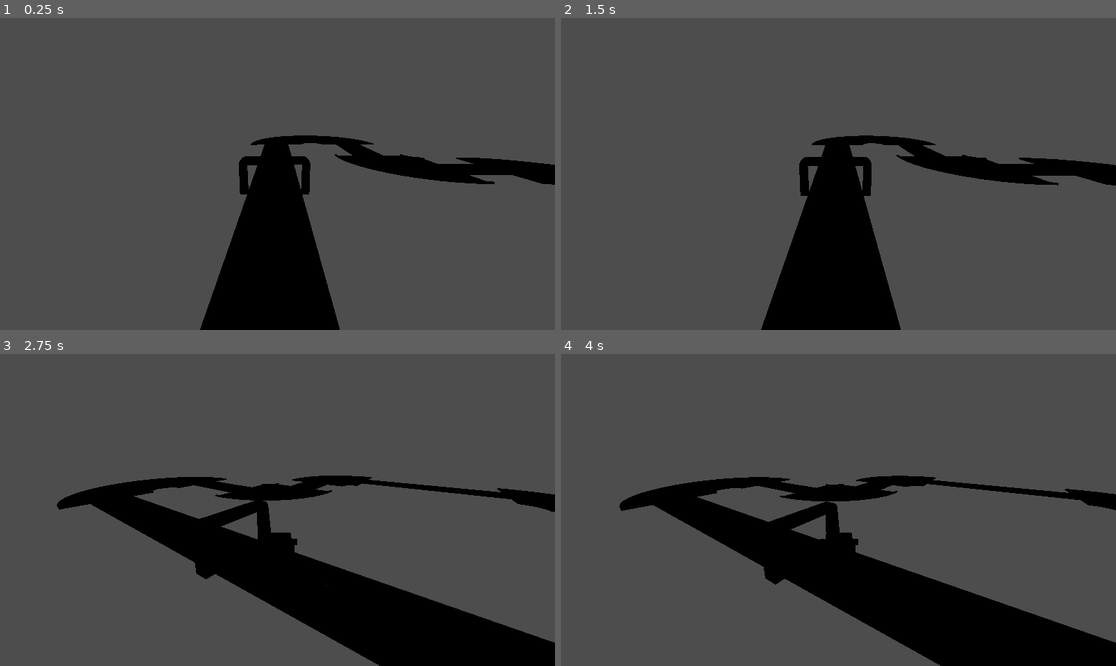
Above: before the commit, frames 1-4 (two rows, left to right).
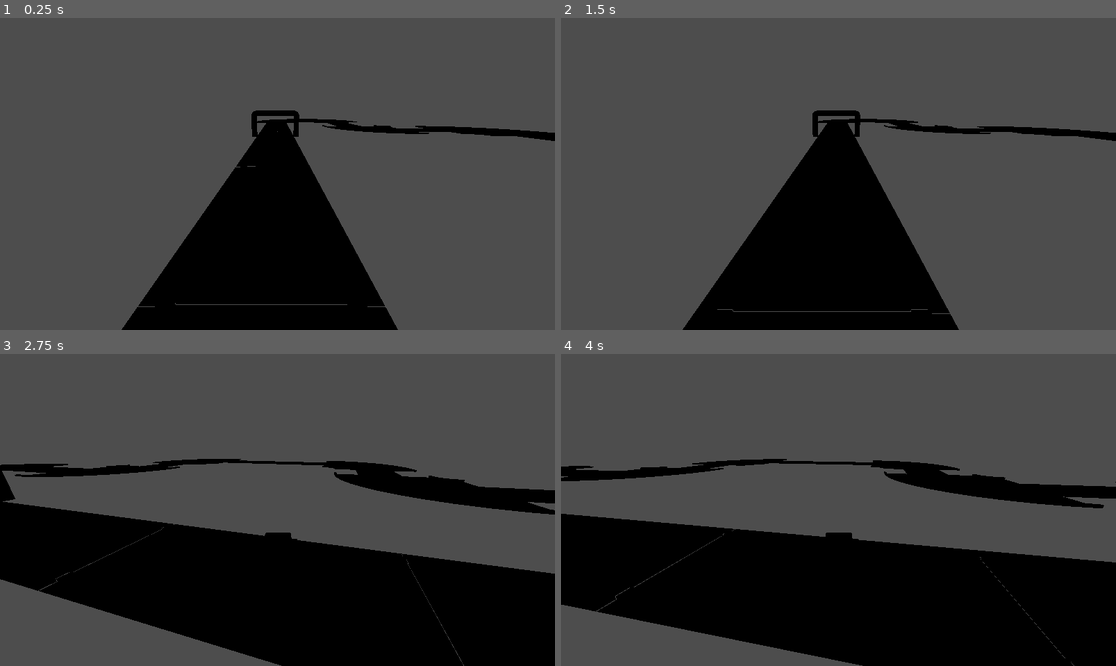
Above: after the commit, the same moments.

Repository: pGabrielVP/carro-godot
Game: Godot game, scene res://pista.tscn
The game is run twice, just before and just after one commit, with the same random seed, the same clock (stepped at 60 frames per second) and the same inputs. The project has no main scene, so this scene is started directly.
Inputs:
- Up to frame 1 (0.25 s): no input
- Up to frame 2 (1.5 s): tap Enter at 0.5 s; hold D (direita_arcade) 0.53-1.28 s; hold Q (acelerador_leve) 0.53-1.28 s; tap Space (embreagem) at 1.25 s; hold Down (marcha_baixo) from 1.28 s (still down); tap W (acelerador_medio) at 1.35 s
- Up to frame 3 (2.75 s): release Down (marcha_baixo) at 2.03 s; hold D (direita_arcade) from 2.03 s (still down); hold E (acelerador_pesado) from 2.03 s (still down)
- Up to frame 4 (4 s): release D (direita_arcade) at 2.78 s; release E (acelerador_pesado) at 2.78 s; hold Up (marcha_cima) 2.78-3.53 s; tap Space (embreagem) at 2.85 s; hold A (esquerda_arcade) from 3.53 s (still down); hold Shift (freio) from 3.53 s (still down)

The runs differ from the first frame. In frame 1, 12% of the frame differs, in the area x 21-100%, y 29-100%; in frame 2, 12%; in frame 3, 28%; in frame 4, 30%, in the area x 0-100%, y 33-100%.

Commit message:
aumenta escala da pista

Diff:
--- a/pista.tscn
+++ b/pista.tscn
@@ -30,31 +30,31 @@
 [sub_resource type="ConvexPolygonShape3D" id="ConvexPolygonShape3D_ui43a"]
 points = PackedVector3Array(0, 0, 2, -0.0817345, 0.02, 2, -1, 0, 2, 0, 0, 0, -0.0817345, 0.02, 0, -0.918363, 0.02, 2, -1, 0, 0, -0.918363, 0.02, 0)
 
+[sub_resource type="ConvexPolygonShape3D" id="ConvexPolygonShape3D_vrmrj"]
+points = PackedVector3Array(-1.0002, 0, 0, -0.918559, 0.02, 0, 0, 0, 0, -2, 0, 0.999804, -0.0818324, 0.02, 0, -2, 0.02, 1.08144, -0.0980815, 0.02, 0.250392, -0.0172279, 0, 0.260963, -2, 0, 2, -2, 0.02, 1.91817, -0.14722, 0.02, 0.496476, -0.0683242, 0, 0.517424, -1.73904, 0, 1.98277, -1.74961, 0.02, 1.90192, -0.227878, 0.02, 0.733947, -0.15231, 0, 0.76527, -1.48258, 0, 1.93168, -1.50352, 0.02, 1.85278, -0.33888, 0.02, 0.959084, -0.268011, 0, 0.999804, -1.23473, 0, 1.84769, -1.26605, 0.02, 1.77212, -0.478269, 0.02, 1.16778, -0.413469, 0, 1.2175, -1.0002, 0, 1.73199, -1.04092, 0.02, 1.66112, -0.643696, 0.02, 1.3563, -0.585944, 0, 1.41406, -0.782498, 0, 1.58653, -0.832224, 0.02, 1.52173)
+
+[sub_resource type="ConvexPolygonShape3D" id="ConvexPolygonShape3D_3i42l"]
+points = PackedVector3Array(0, 0, 2, -0.0817345, 0.02, 2, -1, 0, 2, 0, 0, 0, -0.0817345, 0.02, 0, -0.918363, 0.02, 2, -1, 0, 0, -0.918363, 0.02, 0)
+
 [sub_resource type="ConvexPolygonShape3D" id="ConvexPolygonShape3D_0g0ry"]
 points = PackedVector3Array(-1.0002, 0, 0, -0.918559, 0.02, 0, 0, 0, 0, -2, 0, 0.999804, -0.0818324, 0.02, 0, -2, 0.02, …(573 unchanged characters)…
 
-[sub_resource type="ConvexPolygonShape3D" id="ConvexPolygonShape3D_3i42l"]
-points = PackedVector3Array(0, 0, 2, -0.0817345, 0.02, 2, -1, 0, 2, 0, 0, 0, -0.0817345, 0.02, 0, -0.918363, 0.02, 2, -1, 0, 0, -0.918363, 0.02, 0)
-
 [sub_resource type="ConvexPolygonShape3D" id="ConvexPolygonShape3D_ev7r8"]
-points = PackedVector3Array(-1.0002, 0, 0, -0.918559, 0.02, 0, 0, 0, 0, -2, 0, 0.999804, -0.0818324, 0.02, 0, -2, 0.02, 1.08144, -0.0980815, 0.02, 0.250392, -0.0172279, 0, 0.260963, -2, 0, 2, -2, 0.02, 1.91817, -0.14722, 0.02, 0.496476, -0.0683242, 0, 0.517424, -1.73904, 0, 1.98277, -1.74961, 0.02, 1.90192, -0.227878, 0.02, 0.733947, -0.15231, 0, 0.76527, -1.48258, 0, 1.93168, -1.50352, 0.02, 1.85278, -0.33888, 0.02, 0.959084, -0.268011, 0, 0.999804, -1.23473, 0, 1.84769, -1.26605, 0.02, 1.77212, -0.478269, 0.02, 1.16778, -0.413469, 0, 1.2175, -1.0002, 0, 1.73199, -1.04092, 0.02, 1.66112, -0.643696, 0.02, 1.3563, -0.585944, 0, 1.41406, -0.782498, 0, 1.58653, -0.832224, 0.02, 1.52173)
-
-[sub_resource type="ConvexPolygonShape3D" id="ConvexPolygonShape3D_kl7rc"]
 points = PackedVector3Array(-1.0002, 0, 0, -0.918559, 0.02, 0, 0, 0, 0, -2, 0, 0.999804, -0.0818324, 0.02, 0, -2, 0.02, …(573 unchanged characters)…
 
 [sub_resource type="ConvexPolygonShape3D" id="ConvexPolygonShape3D_wrf54"]
 points = PackedVector3Array(-1, 0, 0, -1, 0, 1, -0.918363, 0.02, 0, 0, 0, 0, -0.918363, 0.02, 1, 0, 0, 1, -0.0817345, 0.02, 0, -0.0817345, 0.02, 1)
 
+[sub_resource type="ConvexPolygonShape3D" id="ConvexPolygonShape3D_kl7rc"]
+points = PackedVector3Array(-1.0002, 0, 0, -0.918559, 0.02, 0, 0, 0, 0, -2, 0, 0.999804, -0.0818324, 0.02, 0, -2, 0.02, 1.08144, -0.0980815, 0.02, 0.250392, -0.0172279, 0, 0.260963, -2, 0, 2, -2, 0.02, 1.91817, -0.14722, 0.02, 0.496476, -0.0683242, 0, 0.517424, -1.73904, 0, 1.98277, -1.74961, 0.02, 1.90192, -0.227878, 0.02, 0.733947, -0.15231, 0, 0.76527, -1.48258, 0, 1.93168, -1.50352, 0.02, 1.85278, -0.33888, 0.02, 0.959084, -0.268011, 0, 0.999804, -1.23473, 0, 1.84769, -1.26605, 0.02, 1.77212, -0.478269, 0.02, 1.16778, -0.413469, 0, 1.2175, -1.0002, 0, 1.73199, -1.04092, 0.02, 1.66112, -0.643696, 0.02, 1.3563, -0.585944, 0, 1.41406, -0.782498, 0, 1.58653, -0.832224, 0.02, 1.52173)
+
+[sub_resource type="ConvexPolygonShape3D" id="ConvexPolygonShape3D_jpm3q"]
+points = PackedVector3Array(0, 0, 2, -0.0817345, 0.02, 2, -1, 0, 2, 0, 0, 0, -0.0817345, 0.02, 0, -0.918363, 0.02, 2, -1, 0, 0, -0.918363, 0.02, 0)
+
+[sub_resource type="ConvexPolygonShape3D" id="ConvexPolygonShape3D_k2voo"]
+points = PackedVector3Array(0, 0, 2, -0.0817345, 0.02, 2, -1, 0, 2, 0, 0, 0, -0.0817345, 0.02, 0, -0.918363, 0.02, 2, -1, 0, 0, -0.918363, 0.02, 0)
+
 [sub_resource type="ConvexPolygonShape3D" id="ConvexPolygonShape3D_xnlpg"]
-points = PackedVector3Array(-1.0002, 0, 0, -0.918559, 0.02, 0, 0, 0, 0, -2, 0, 0.999804, -0.0818324, 0.02, 0, -2, 0.02, 1.08144, -0.0980815, 0.02, 0.250392, -0.0172279, 0, 0.260963, -2, 0, 2, -2, 0.02, 1.91817, -0.14722, 0.02, 0.496476, -0.0683242, 0, 0.517424, -1.73904, 0, 1.98277, -1.74961, 0.02, 1.90192, -0.227878, 0.02, 0.733947, -0.15231, 0, 0.76527, -1.48258, 0, 1.93168, -1.50352, 0.02, 1.85278, -0.33888, 0.02, 0.959084, -0.268011, 0, 0.999804, -1.23473, 0, 1.84769, -1.26605, 0.02, 1.77212, -0.478269, 0.02, 1.16778, -0.413469, 0, 1.2175, -1.0002, 0, 1.73199, -1.04092, 0.02, 1.66112, -0.643696, 0.02, 1.3563, -0.585944, 0, 1.41406, -0.782498, 0, 1.58653, -0.832224, 0.02, 1.52173)
-
-[sub_resource type="ConvexPolygonShape3D" id="ConvexPolygonShape3D_jpm3q"]
-points = PackedVector3Array(0, 0, 2, -0.0817345, 0.02, 2, -1, 0, 2, 0, 0, 0, -0.0817345, 0.02, 0, -0.918363, 0.02, 2, -1, 0, 0, -0.918363, 0.02, 0)
-
-[sub_resource type="ConvexPolygonShape3D" id="ConvexPolygonShape3D_k2voo"]
-points = PackedVector3Array(0, 0, 2, -0.0817345, 0.02, 2, -1, 0, 2, 0, 0, 0, -0.0817345, 0.02, 0, -0.918363, 0.02, 2, -1, 0, 0, -0.918363, 0.02, 0)
-
-[sub_resource type="ConvexPolygonShape3D" id="ConvexPolygonShape3D_vrmrj"]
 points = PackedVector3Array(-1.0002, 0, 0, -0.918559, 0.02, 0, 0, 0, 0, -2, 0, 0.999804, -0.0818324, 0.02, 0, -2, 0.02, …(573 unchanged characters)…
 
 [sub_resource type="ConvexPolygonShape3D" id="ConvexPolygonShape3D_cyce6"]
@@ -84,23 +84,25 @@
 [node name="pista" type="Node3D"]
 
 [node name="RoadStart" type="MeshInstance3D" parent="."]
-transform = Transform3D(3, 0, 0, 0, 3, 0, 0, 0, 3, 0, 0, 0)
+transform = Transform3D(6, 0, 0, 0, 6, 0, 0, 0, 6, 0.389, 0, 21.002)
 mesh = ExtResource("1_0fk5m")
 
 [node name="StaticBody3D" type="StaticBody3D" parent="RoadStart"]
 
 [node name="CollisionShape3D3" type="CollisionShape3D" parent="RoadStart/StaticBody3D"]
+transform = Transform3D(1, 0, 0, 0, 1, 0, 0, 0, 1, 0, 0, 0.000649214)
 shape = SubResource("ConvexPolygonShape3D_4h2fr")
 
 [node name="CollisionShape3D5" type="CollisionShape3D" parent="RoadStart/StaticBody3D"]
+transform = Transform3D(1, 0, 0, 0, 1, 0, 0, 0, 1, 0, 0, 0.000649214)
 shape = SubResource("ConvexPolygonShape3D_u1bnx")
 
 [node name="CollisionShape3D" type="CollisionShape3D" parent="RoadStart/StaticBody3D"]
-transform = Transform3D(1, 0, 0, 0, 1, 0, 0, 0, 1, -0.615, 0.00995759, 1.00187)
+transform = Transform3D(1, 0, 0, 0, 1, 0, 0, 0, 1, -0.615, 0.00995759, 1.00252)
 shape = SubResource("BoxShape3D_vrmrj")
 
 [node name="RoadStartPositions1" type="MeshInstance3D" parent="."]
-transform = Transform3D(3, 0, 0, 0, 3, 0, 0, 0, 3, -0.39, 0, -5.997)
+transform = Transform3D(6, 0, 0, 0, 6, 0, 0, 0, 6, -0.39, 0, 9.00747)
 mesh = ExtResource("2_i6cd8")
 
 [node name="StaticBody3D" type="StaticBody3D" parent="RoadStartPositions1"]
@@ -108,12 +110,8 @@
 [node name="CollisionShape3D" type="CollisionShape3D" parent="RoadStartPositions1/StaticBody3D"]
 shape = SubResource("ConvexPolygonShape3D_72ia2")
 
-[node name="RoadStartPositions2" type="MeshInstance3D" parent="."]
-transform = Transform3D(3, 0, 0, 0, 3, 0, 0, 0, 3, -0.39, 0, -11.996)
-mesh = ExtResource("2_i6cd8")
-
 [node name="RoadStraightLong" type="MeshInstance3D" parent="."]
-transform = Transform3D(3, 0, 0, 0, 3, 0, 0, 0, 3, -0.392546, 0, 5.99653)
+transform = Transform3D(6, 0, 0, 0, 6, 0, 0, 0, 6, -0.393, 0, 33.0029)
 mesh = ExtResource("6_ev7r8")
 
 [node name="StaticBody3D" type="StaticBody3D" parent="RoadStraightLong"]
@@ -122,7 +120,7 @@
 shape = SubResource("ConvexPolygonShape3D_7whop")
 
 [node name="RoadStraightLong2" type="MeshInstance3D" parent="."]
-transform = Transform3D(3, 0, 0, 0, 3, 0, 0, 0, 3, -0.392546, 0, 11.992)
+transform = Transform3D(6, 0, 0, 0, 6, 0, 0, 0, 6, -0.393, 0, 44.9999)
 mesh = ExtResource("6_ev7r8")
 
 [node name="StaticBody3D" type="StaticBody3D" parent="RoadStraightLong2"]
@@ -131,32 +129,32 @@
 shape = SubResource("ConvexPolygonShape3D_ui43a")
 
 [node name="RoadCornerLarge" type="MeshInstance3D" parent="."]
-transform = Transform3D(3, 0, 0, 0, 3, 0, 0, 0, 3, -0.394278, 0, 17.96)
+transform = Transform3D(6, 0, 0, 0, 6, 0, 0, 0, 6, -0.394278, 0, 57.036)
 mesh = ExtResource("7_kl7rc")
 
 [node name="StaticBody3D" type="StaticBody3D" parent="RoadCornerLarge"]
 
 [node name="CollisionShape3D" type="CollisionShape3D" parent="RoadCornerLarge/StaticBody3D"]
-shape = SubResource("ConvexPolygonShape3D_0g0ry")
+shape = SubResource("ConvexPolygonShape3D_vrmrj")
 
 [node name="RoadCornerLargeSand" type="MeshInstance3D" parent="."]
-transform = Transform3D(3, 0, 0, 0, 3, 0, 0, 0, 3, -0.401386, -0.00182939, 17.9615)
+transform = Transform3D(6, 0, 0, 0, 6, 0, 0, 0, 6, -0.401386, 0, 57.036)
 mesh = ExtResource("13_k2voo")
 
 [node name="RoadCornerLargeSandInner" type="MeshInstance3D" parent="."]
-transform = Transform3D(3, 0, 0, 0, 3, 0, 0, 0, 3, -0.393343, 0.0070473, 17.9635)
+transform = Transform3D(6, 0, 0, 0, 6, 0, 0, 0, 6, -0.393343, 0, 57.036)
 mesh = ExtResource("14_cyce6")
 
 [node name="RoadCornerLargeWall" type="MeshInstance3D" parent="."]
-transform = Transform3D(3, 0, 0, 0, 3, 0, 0, 0, 3, -0.416694, -0.00520563, 17.9461)
+transform = Transform3D(6, 0, 0, 0, 6, 0, 0, 0, 6, -0.416694, 0, 57.036)
 mesh = ExtResource("15_m6g6j")
 
 [node name="RoadCornerLargeWallInner" type="MeshInstance3D" parent="."]
-transform = Transform3D(3, 0, 0, 0, 3, 0, 0, 0, 3, -0.369616, 0.00184083, 17.9774)
+transform = Transform3D(6, 0, 0, 0, 6, 0, 0, 0, 6, -0.369616, 0, 57.036)
 mesh = ExtResource("16_w8vk7")
 
 [node name="RoadStraightLong3" type="MeshInstance3D" parent="."]
-transform = Transform3D(3, 0, 0, 0, 3, 0, 0, 0, 3, -9.38591, -0.000359774, 11.9569)
+transform = Transform3D(6, 0, 0, 0, 6, 0, 0, 0, 6, -18.392, 0, 45.04)
 mesh = ExtResource("6_ev7r8")
 
 [node name="StaticBody3D" type="StaticBody3D" parent="RoadStraightLong3"]
@@ -165,57 +163,57 @@
 shape = SubResource("ConvexPolygonShape3D_3i42l")
 
 [node name="RoadCornerLarge2" type="MeshInstance3D" parent="."]
-transform = Transform3D(-1.31134e-07, 0, -3, 0, 3, 0, 3, 0, -1.31134e-07, -6.38849, 0, 23.9568)
+transform = Transform3D(-2.62268e-07, 0, -6, 0, 6, 0, 6, 0, -2.62268e-07, -12.391, 0, 69.036)
 mesh = ExtResource("7_kl7rc")
 
 [node name="StaticBody3D" type="StaticBody3D" parent="RoadCornerLarge2"]
 
 [node name="CollisionShape3D" type="CollisionShape3D" parent="RoadCornerLarge2/StaticBody3D"]
+shape = SubResource("ConvexPolygonShape3D_0g0ry")
+
+[node name="RoadCornerLargeSand2" type="MeshInstance3D" parent="."]
+transform = Transform3D(-2.62268e-07, 0, -6, 0, 6, 0, 6, 0, -2.62268e-07, -12.391, 0, 69.036)
+mesh = ExtResource("13_k2voo")
+
+[node name="RoadCornerLargeSandInner2" type="MeshInstance3D" parent="."]
+transform = Transform3D(-2.62268e-07, 0, -6, 0, 6, 0, 6, 0, -2.62268e-07, -12.391, 0, 69.036)
+mesh = ExtResource("14_cyce6")
+
+[node name="RoadCornerLargeWall2" type="MeshInstance3D" parent="."]
+transform = Transform3D(-2.62268e-07, 0, -6, 0, 6, 0, 6, 0, -2.62268e-07, -12.391, 0, 69.036)
+mesh = ExtResource("15_m6g6j")
+
+[node name="RoadCornerLargeWallInner2" type="MeshInstance3D" parent="."]
+transform = Transform3D(-2.62268e-07, 0, -6, 0, 6, 0, 6, 0, -2.62268e-07, -12.391, 0, 69.036)
+mesh = ExtResource("16_w8vk7")
+
+[node name="RoadCornerLarge3" type="MeshInstance3D" parent="."]
+transform = Transform3D(-2.62268e-07, 0, 6, 0, 6, 0, -6, 0, -2.62268e-07, -30.392, -3.8147e-06, 33.04)
+mesh = ExtResource("7_kl7rc")
+
+[node name="StaticBody3D" type="StaticBody3D" parent="RoadCornerLarge3"]
+
+[node name="CollisionShape3D" type="CollisionShape3D" parent="RoadCornerLarge3/StaticBody3D"]
 shape = SubResource("ConvexPolygonShape3D_ev7r8")
 
-[node name="RoadCornerLargeSand2" type="MeshInstance3D" parent="."]
-transform = Transform3D(-1.31134e-07, 0, -3, 0, 3, 0, 3, 0, -1.31134e-07, -6.36452, -0.00316262, 23.9459)
-mesh = ExtResource("13_k2voo")
-
-[node name="RoadCornerLargeSandInner2" type="MeshInstance3D" parent="."]
-transform = Transform3D(-1.31134e-07, 0, -3, 0, 3, 0, 3, 0, -1.31134e-07, -6.3887, 0.0040127, 23.9613)
-mesh = ExtResource("14_cyce6")
-
-[node name="RoadCornerLargeWall2" type="MeshInstance3D" parent="."]
-transform = Transform3D(-1.31134e-07, 0, -3, 0, 3, 0, 3, 0, -1.31134e-07, -6.35582, -0.00391102, 23.9428)
-mesh = ExtResource("15_m6g6j")
-
-[node name="RoadCornerLargeWallInner2" type="MeshInstance3D" parent="."]
-transform = Transform3D(-1.31134e-07, 0, -3, 0, 3, 0, 3, 0, -1.31134e-07, -6.3842, -0.00694275, 23.9836)
-mesh = ExtResource("16_w8vk7")
-
-[node name="RoadCornerLarge3" type="MeshInstance3D" parent="."]
-transform = Transform3D(-1.31134e-07, 0, 3, 0, 3, 0, -3, 0, -1.31134e-07, -15.384, 0, 5.964)
-mesh = ExtResource("7_kl7rc")
-
-[node name="StaticBody3D" type="StaticBody3D" parent="RoadCornerLarge3"]
-
-[node name="CollisionShape3D" type="CollisionShape3D" parent="RoadCornerLarge3/StaticBody3D"]
-shape = SubResource("ConvexPolygonShape3D_kl7rc")
-
 [node name="RoadCornerLargeSand3" type="MeshInstance3D" parent="."]
-transform = Transform3D(-1.31134e-07, 0, 3, 0, 3, 0, -3, 0, -1.31134e-07, -15.3838, 0.00011158, 5.97527)
+transform = Transform3D(-2.62268e-07, 0, 6, 0, 6, 0, -6, 0, -2.62268e-07, -30.392, 0.000107765, 33.04)
 mesh = ExtResource("13_k2voo")
 
 [node name="RoadCornerLargeSandInner3" type="MeshInstance3D" parent="."]
-transform = Transform3D(-1.31134e-07, 0, 3, 0, 3, 0, -3, 0, -1.31134e-07, -15.388, 0, 5.954)
+transform = Transform3D(-2.62268e-07, 0, 6, 0, 6, 0, -6, 0, -2.62268e-07, -30.392, -3.8147e-06, 33.04)
 mesh = ExtResource("14_cyce6")
 
 [node name="RoadCornerLargeWall3" type="MeshInstance3D" parent="."]
-transform = Transform3D(-1.31134e-07, 0, 3, 0, 3, 0, -3, 0, -1.31134e-07, -15.3793, 0, 5.97728)
+transform = Transform3D(-2.62268e-07, 0, 6, 0, 6, 0, -6, 0, -2.62268e-07, -30.392, -3.8147e-06, 33.04)
 mesh = ExtResource("15_m6g6j")
 
 [node name="RoadCornerLargeWallInner3" type="MeshInstance3D" parent="."]
-transform = Transform3D(-1.31134e-07, 0, 3, 0, 3, 0, -3, 0, -1.31134e-07, -15.377, 0, 5.938)
+transform = Transform3D(-2.62268e-07, 0, 6, 0, 6, 0, -6, 0, -2.62268e-07, -30.392, -3.8147e-06, 33.04)
 mesh = ExtResource("16_w8vk7")
 
 [node name="RoadStraight" type="MeshInstance3D" parent="."]
-transform = Transform3D(-1.31134e-07, 0, 3, 0, 3, 0, -3, 0, -1.31134e-07, -18.383, 0, 5.965)
+transform = Transform3D(-2.62268e-07, 0, 6, 0, 6, 0, -6, 0, -2.62268e-07, -36.389, 0, 33.04)
 mesh = ExtResource("14_7whop")
 
 [node name="StaticBody3D" type="StaticBody3D" parent="RoadStraight"]
@@ -224,32 +222,32 @@
 shape = SubResource("ConvexPolygonShape3D_wrf54")
 
 [node name="RoadCornerLarge4" type="MeshInstance3D" parent="."]
-transform = Transform3D(-1.31134e-07, 0, -3, 0, 3, 0, 3, 0, -1.31134e-07, -18.375, 0, 8.963)
+transform = Transform3D(-2.62268e-07, 0, -6, 0, 6, 0, 6, 0, -2.62268e-07, -36.388, 0, 39.039)
 mesh = ExtResource("7_kl7rc")
 
 [node name="StaticBody3D" type="StaticBody3D" parent="RoadCornerLarge4"]
 
 [node name="CollisionShape3D" type="CollisionShape3D" parent="RoadCornerLarge4/StaticBody3D"]
-shape = SubResource("ConvexPolygonShape3D_xnlpg")
+shape = SubResource("ConvexPolygonShape3D_kl7rc")
 
 [node name="RoadCornerLargeSand4" type="MeshInstance3D" parent="."]
-transform = Transform3D(-1.31134e-07, 0, -3, 0, 3, 0, 3, 0, -1.31134e-07, -18.375, 0, 8.959)
+transform = Transform3D(-2.62268e-07, 0, -6, 0, 6, 0, 6, 0, -2.62268e-07, -36.388, 0, 39.039)
 mesh = ExtResource("13_k2voo")
 
 [node name="RoadCornerLargeSandInner4" type="MeshInstance3D" parent="."]
-transform = Transform3D(-1.31134e-07, 0, -3, 0, 3, 0, 3, 0, -1.31134e-07, -18.379, 0, 8.97)
+transform = Transform3D(-2.62268e-07, 0, -6, 0, 6, 0, 6, 0, -2.62268e-07, -36.388, 0, 39.039)
 mesh = ExtResource("14_cyce6")
 
 [node name="RoadCornerLargeWall4" type="MeshInstance3D" parent="."]
-transform = Transform3D(-1.31134e-07, 0, -3, 0, 3, 0, 3, 0, -1.31134e-07, -18.375, 0, 8.944)
+transform = Transform3D(-2.62268e-07, 0, -6, 0, 6, 0, 6, 0, -2.62268e-07, -36.388, 0, 39.039)
 mesh = ExtResource("15_m6g6j")
 
 [node name="RoadCornerLargeWallInner4" type="MeshInstance3D" parent="."]
-transform = Transform3D(-1.31134e-07, 0, -3, 0, 3, 0, 3, 0, -1.31134e-07, -18.383, 0, 8.992)
+transform = Transform3D(-2.62268e-07, 0, -6, 0, 6, 0, 6, 0, -2.62268e-07, -36.388, 0, 39.039)
 mesh = ExtResource("16_w8vk7")
 
 [node name="RoadStraightLong5" type="MeshInstance3D" parent="."]
-transform = Transform3D(3, 0, 0, 0, 3, 0, 0, 0, 3, -21.373, 0, -3.037)
+transform = Transform3D(6, 0, 0, 0, 6, 0, 0, 0, 6, -42.386, 0, 15.043)
 mesh = ExtResource("6_ev7r8")
 
 [node name="StaticBody3D" type="StaticBody3D" parent="RoadStraightLong5"]
@@ -258,7 +256,7 @@
 shape = SubResource("ConvexPolygonShape3D_jpm3q")
 
 [node name="RoadStraightLong6" type="MeshInstance3D" parent="."]
-transform = Transform3D(3, 0, 0, 0, 3, 0, 0, 0, 3, -21.373, 0, -9.035)
+transform = Transform3D(6, 0, 0, 0, 6, 0, 0, 0, 6, -42.385, 0, 3.047)
 mesh = ExtResource("6_ev7r8")
 
 [node name="StaticBody3D" type="StaticBody3D" parent="RoadStraightLong6"]
@@ -267,32 +265,32 @@
 shape = SubResource("ConvexPolygonShape3D_k2voo")
 
 [node name="RoadCornerLarge5" type="MeshInstance3D" parent="."]
-transform = Transform3D(-1.31134e-07, 0, 3, 0, 3, 0, -3, 0, -1.31134e-07, -6.379, 0, -30.032)
+transform = Transform3D(-2.62268e-07, 0, 6, 0, 6, 0, -6, 0, -2.62268e-07, -12.395, 0, -38.952)
 mesh = ExtResource("7_kl7rc")
 
 [node name="StaticBody3D" type="StaticBody3D" parent="RoadCornerLarge5"]
 
 [node name="CollisionShape3D" type="CollisionShape3D" parent="RoadCornerLarge5/StaticBody3D"]
-shape = SubResource("ConvexPolygonShape3D_vrmrj")
+shape = SubResource("ConvexPolygonShape3D_xnlpg")
 
 [node name="RoadCornerLargeSand5" type="MeshInstance3D" parent="."]
-transform = Transform3D(-1.31134e-07, 0, 3, 0, 3, 0, -3, 0, -1.31134e-07, -6.381, 0, -30.025)
+transform = Transform3D(-2.62268e-07, 0, 6, 0, 6, 0, -6, 0, -2.62268e-07, -12.395, 0, -38.952)
 mesh = ExtResource("13_k2voo")
 
 [node name="RoadCornerLargeSandInner5" type="MeshInstance3D" parent="."]
-transform = Transform3D(-1.31134e-07, 0, 3, 0, 3, 0, -3, 0, -1.31134e-07, -6.378, 0, -30.033)
+transform = Transform3D(-2.62268e-07, 0, 6, 0, 6, 0, -6, 0, -2.62268e-07, -12.395, 0, -38.952)
 mesh = ExtResource("14_cyce6")
 
 [node name="RoadCornerLargeWall5" type="MeshInstance3D" parent="."]
-transform = Transform3D(-1.31134e-07, 0, 3, 0, 3, 0, -3, 0, -1.31134e-07, -6.376, 0, -30.025)
+transform = Transform3D(-2.62268e-07, 0, 6, 0, 6, 0, -6, 0, -2.62268e-07, -12.395, 0, -38.952)
 mesh = ExtResource("15_m6g6j")
 
 [node name="RoadCornerLargeWallInner5" type="MeshInstance3D" parent="."]
-transform = Transform3D(-1.31134e-07, 0, 3, 0, 3, 0, -3, 0, -1.31134e-07, -6.374, 0, -30.034)
+transform = Transform3D(-2.62268e-07, 0, 6, 0, 6, 0, -6, 0, -2.62268e-07, -12.395, 0, -38.952)
 mesh = ExtResource("16_w8vk7")
 
 [node name="RoadStraightLong4" type="MeshInstance3D" parent="."]
-transform = Transform3D(3, 0, 0, 0, 3, 0, 0, 0, 3, -9.376, 0, -24.034)
+transform = Transform3D(6, 0, 0, 0, 6, 0, 0, 0, 6, -18.393, 0, -26.952)
 mesh = ExtResource("6_ev7r8")
 
 [node name="StaticBody3D" type="StaticBody3D" parent="RoadStraightLong4"]
@@ -301,7 +299,7 @@
 shape = SubResource("ConvexPolygonShape3D_cyce6")
 
 [node name="RoadCornerLarge6" type="MeshInstance3D" parent="."]
-transform = Transform3D(-3, 0, 2.62268e-07, 0, 3, 0, -2.62268e-07, 0, -3, -12.376, 0, -24.033)
+transform = Transform3D(-6, 0, 9.05975e-07, 0, 6, 0, -9.05975e-07, 0, -6, -24.395, 0, -26.952)
 mesh = ExtResource("7_kl7rc")
 
 [node name="StaticBody3D" type="StaticBody3D" parent="RoadCornerLarge6"]
@@ -310,23 +308,23 @@
 shape = SubResource("ConvexPolygonShape3D_m6g6j")
 
 [node name="RoadCornerLargeSand6" type="MeshInstance3D" parent="."]
-transform = Transform3D(-3, 0, 2.62268e-07, 0, 3, 0, -2.62268e-07, 0, -3, -12.377, 0, -24.029)
+transform = Transform3D(-6, 0, 9.05975e-07, 0, 6, 0, -9.05975e-07, 0, -6, -24.395, 0, -26.952)
 mesh = ExtResource("13_k2voo")
 
 [node name="RoadCornerLargeSandInner6" type="MeshInstance3D" parent="."]
-transform = Transform3D(-3, 0, 2.62268e-07, 0, 3, 0, -2.62268e-07, 0, -3, -12.377, 0, -24.034)
+transform = Transform3D(-6, 0, 9.05975e-07, 0, 6, 0, -9.05975e-07, 0, -6, -24.395, 0, -26.952)
 mesh = ExtResource("14_cyce6")
 
 [node name="RoadCornerLargeWall6" type="MeshInstance3D" parent="."]
-transform = Transform3D(-3, 0, 2.62268e-07, 0, 3, 0, -2.62268e-07, 0, -3, -12.374, 0, -24.027)
+transform = Transform3D(-6, 0, 9.05975e-07, 0, 6, 0, -9.05975e-07, 0, -6, -24.395, 0, -26.952)
 mesh = ExtResource("15_m6g6j")
 
 [node name="RoadCornerLargeWallInner6" type="MeshInstance3D" parent="."]
-transform = Transform3D(-3, 0, 2.62268e-07, 0, 3, 0, -2.62268e-07, 0, -3, -12.377, 0, -24.036)
+transform = Transform3D(-6, 0, 9.05975e-07, 0, 6, 0, -9.05975e-07, 0, -6, -24.395, 0, -26.952)
 mesh = ExtResource("16_w8vk7")
 
 [node name="RoadCornerLarge7" type="MeshInstance3D" parent="."]
-transform = Transform3D(3, 0, 0, 0, 3, 0, 0, 0, 3, -9.378, 0, -18.034)
+transform = Transform3D(6, 0, 0, 0, 6, 0, 0, 0, 6, -18.392, 0, -14.953)
 mesh = ExtResource("7_kl7rc")
 
 [node name="StaticBody3D" type="StaticBody3D" parent="RoadCornerLarge7"]
@@ -335,23 +333,23 @@
 shape = SubResource("ConvexPolygonShape3D_w8vk7")
 
 [node name="RoadCornerLargeSand7" type="MeshInstance3D" parent="."]
-transform = Transform3D(3, 0, 0, 0, 3, 0, 0, 0, 3, -9.378, 0, -18.043)
+transform = Transform3D(6, 0, 0, 0, 6, 0, 0, 0, 6, -18.392, 0, -14.953)
 mesh = ExtResource("13_k2voo")
 
 [node name="RoadCornerLargeSandInner7" type="MeshInstance3D" parent="."]
-transform = Transform3D(3, 0, 0, 0, 3, 0, 0, 0, 3, -9.377, 0, -18.034)
+transform = Transform3D(6, 0, 0, 0, 6, 0, 0, 0, 6, -18.392, 0, -14.953)
 mesh = ExtResource("14_cyce6")
 
 [node name="RoadCornerLargeWall7" type="MeshInstance3D" parent="."]
-transform = Transform3D(3, 0, 0, 0, 3, 0, 0, 0, 3, -9.373, 0, -18.051)
+transform = Transform3D(6, 0, 0, 0, 6, 0, 0, 0, 6, -18.392, 0, -14.953)
 mesh = ExtResource("15_m6g6j")
 
 [node name="RoadCornerLargeWallInner7" type="MeshInstance3D" parent="."]
-transform = Transform3D(3, 0, 0, 0, 3, 0, 0, 0, 3, -9.376, 0, -18.035)
+transform = Transform3D(6, 0, 0, 0, 6, 0, 0, 0, 6, -18.392, 0, -14.953)
 mesh = ExtResource("16_w8vk7")
 
 [node name="RoadStraight2" type="MeshInstance3D" parent="."]
-transform = Transform3D(-1.31134e-07, 0, 3, 0, 3, 0, -3, 0, -1.31134e-07, -18.378, 0, -15.035)
+transform = Transform3D(-2.62268e-07, 0, 6, 0, 6, 0, -6, 0, -2.62268e-07, -36.387, 0, -8.952)
 mesh = ExtResource("14_7whop")
 
 [node name="StaticBody3D" type="StaticBody3D" parent="RoadStraight2"]
@@ -360,7 +358,7 @@
 shape = SubResource("ConvexPolygonShape3D_x437j")
 
 [node name="RoadCornerLarge8" type="MeshInstance3D" parent="."]
-transform = Transform3D(-3, 0, -2.62268e-07, 0, 3, 0, 2.62268e-07, 0, -3, -24.375, 0, -9.034)
+transform = Transform3D(-6, 0, -9.05975e-07, 0, 6, 0, 9.05975e-07, 0, -6, -48.385, 0, 3.047)
 mesh = ExtResource("7_kl7rc")
 
 [node name="StaticBody3D" type="StaticBody3D" parent="RoadCornerLarge8"]
@@ -369,23 +367,23 @@
 shape = SubResource("ConvexPolygonShape3D_6asuv")
 
 [node name="RoadCornerLargeSand8" type="MeshInstance3D" parent="."]
-transform = Transform3D(-3, 0, -2.62268e-07, 0, 3, 0, 2.62268e-07, 0, -3, -24.373, 0, -9.028)
+transform = Transform3D(-6, 0, -9.05975e-07, 0, 6, 0, 9.05975e-07, 0, -6, -48.385, 0, 3.047)
 mesh = ExtResource("13_k2voo")
 
 [node name="RoadCornerLargeSandInner8" type="MeshInstance3D" parent="."]
-transform = Transform3D(-3, 0, -2.62268e-07, 0, 3, 0, 2.62268e-07, 0, -3, -24.377, 0, -9.042)
+transform = Transform3D(-6, 0, -9.05975e-07, 0, 6, 0, 9.05975e-07, 0, -6, -48.385, 0, 3.047)
 mesh = ExtResource("14_cyce6")
 
 [node name="RoadCornerLargeWall8" type="MeshInstance3D" parent="."]
-transform = Transform3D(-3, 0, -2.62268e-07, 0, 3, 0, 2.62268e-07, 0, -3, -24.368, 0, -9.028)
+transform = Transform3D(-6, 0, -9.05975e-07, 0, 6, 0, 9.05975e-07, 0, -6, -48.385, 0, 3.047)
 mesh = ExtResource("15_m6g6j")
 
 [node name="RoadCornerLargeWallInner8" type="MeshInstance3D" parent="."]
-transform = Transform3D(-3, 0, -2.62268e-07, 0, 3, 0, 2.62268e-07, 0, -3, -24.376, 0, -9.045)
+transform = Transform3D(-6, 0, -9.05975e-07, 0, 6, 0, 9.05975e-07, 0, -6, -48.385, 0, 3.047)
 mesh = ExtResource("16_w8vk7")
 
 [node name="RoadStartPositions3" type="MeshInstance3D" parent="."]
-transform = Transform3D(3, 0, 0, 0, 3, 0, 0, 0, 3, -0.39, 0, -11.996)
+transform = Transform3D(6, 0, 0, 0, 6, 0, 0, 0, 6, -0.39, 0, -3.02413)
 mesh = ExtResource("2_i6cd8")
 
 [node name="StaticBody3D" type="StaticBody3D" parent="RoadStartPositions3"]
@@ -394,7 +392,7 @@
 shape = SubResource("ConvexPolygonShape3D_gtj4b")
 
 [node name="RoadRampLong" type="MeshInstance3D" parent="."]
-transform = Transform3D(3, 0, 0, 0, 3, 0, 0, 0, 3, -0.38, 0, -24.037)
+transform = Transform3D(6, 0, 0, 0, 6, 0, 0, 0, 6, -0.405, 0, -26.951)
 mesh = ExtResource("4_3i42l")
 
 [node name="StaticBody3D" type="StaticBody3D" parent="RoadRampLong"]
@@ -403,7 +401,7 @@
 shape = SubResource("ConvexPolygonShape3D_7qyhe")
 
 [node name="RoadStraight3" type="MeshInstance3D" parent="."]
-transform = Transform3D(3, 0, 0, 0, 3, 0, 0, 0, 3, -0.39, 0, -14.996)
+transform = Transform3D(6, 0, 0, 0, 6, 0, 0, 0, 6, -0.39, 0, -9.0361)
 mesh = ExtResource("14_7whop")
 
 [node name="StaticBody3D" type="StaticBody3D" parent="RoadStraight3"]
@@ -412,4 +410,4 @@
 shape = SubResource("ConvexPolygonShape3D_o7umk")
 
 [node name="Carro" parent="." instance=ExtResource("11_4h2fr")]
-transform = Transform3D(1, 0, 0, 0, 1, 0, 0, 0, 1, -2.06236, 1.64126, -0.760311)
+transform = Transform3D(1, 0, 0, 0, 1, 0, 0, 0, 1, -3.78895, 2.06499, 0)
